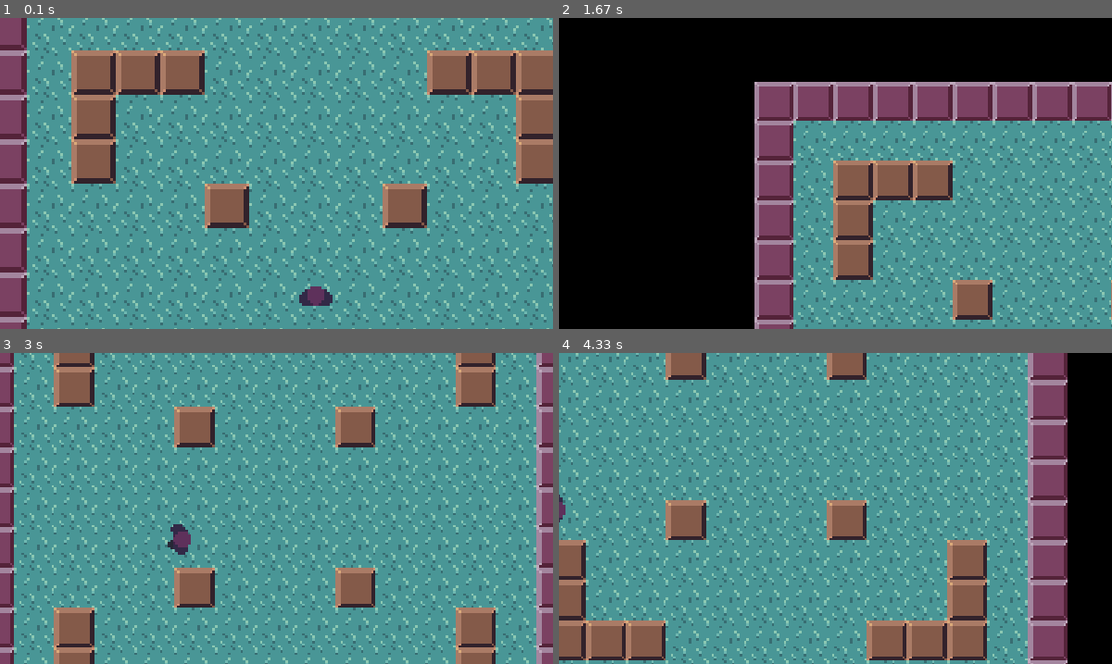
Above: before the commit, frames 1-4 (two rows, left to right).
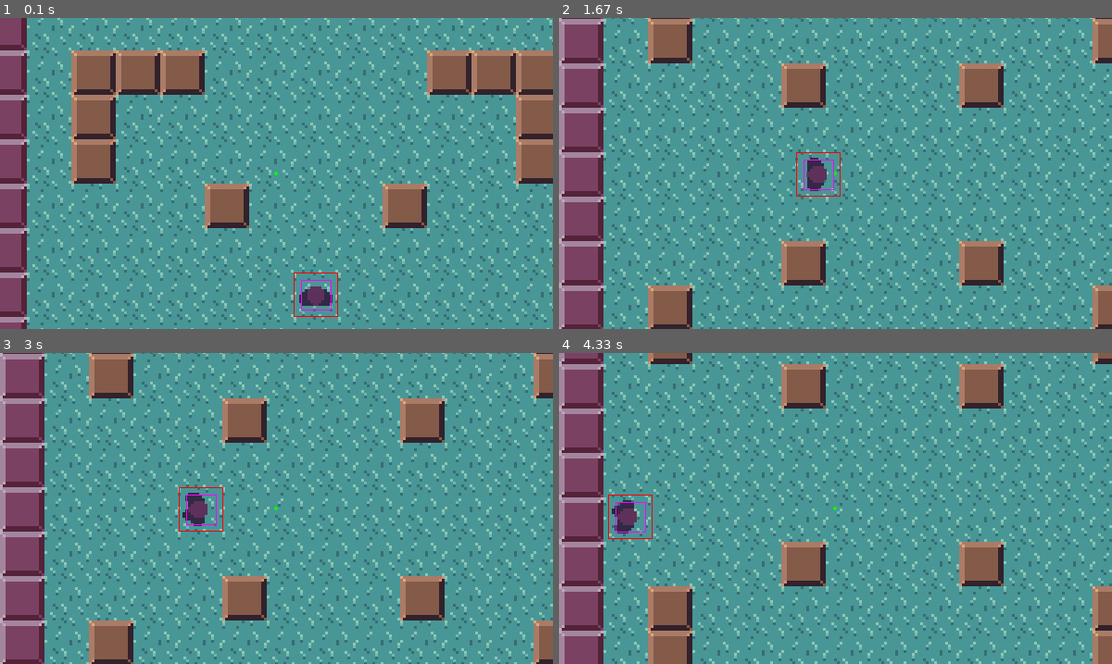
Above: after the commit, the same moments.

Repository: BarbosaNath/Python-Projects
Game: pygame game, started from Pygame/2D Engine/main.py
Same seed, same stepped clock (60 frames per second), same inputs: the game is played once before the commit and once after it.
Inputs:
- Up to frame 1 (0.1 s): no input
- Up to frame 2 (1.67 s): hold 4 0.33-0.87 s; hold Left 0.33-0.87 s; tap 2 at 0.9 s; tap 6 at 1.23 s; tap 3 at 1.57 s
- Up to frame 3 (3 s): tap 1 at 1.9 s; tap 5 at 2.23 s; hold 7 from 2.57 s (still down); hold Left from 2.57 s (still down)
- Up to frame 4 (4.33 s): release 7 at 3.1 s; release Left at 3.1 s; hold Left 3.13-3.67 s; hold Down 3.7-4 s; hold Left from 4.03 s (still down)

The runs differ from the first frame. In frame 1, 0.2% of the frame differs, in the area x 49-62%, y 49-97%; in frame 2, 77%, in the area x 0-100%, y 0-100%; in frame 3, 45%; in frame 4, 54%.

Commit message:
Music added

Diff:
--- /dev/null
+++ b/Pygame/2D Engine/Sound/sound_entity.py
@@ -0,0 +1 @@
+from pygame import mixer
--- a/Pygame/2D Engine/globals.py
+++ b/Pygame/2D Engine/globals.py
@@ -6,7 +6,7 @@
 HALF_SCREEN = (int(SCREEN_SIZE[0]/2), int(SCREEN_SIZE[1]/2))
 
 
-def zoom(zoom_value, decimal=None, reseters=[]):
+def zoom(zoom_value, decimal=None, reseters=None):
     if isinstance(zoom, tuple):
         GAME_SCALE[0] += zoom_value[0]
         GAME_SCALE[1] += zoom_value[1]
@@ -18,5 +18,6 @@
         GAME_SCALE[0] = round(GAME_SCALE[0], decimal)
         GAME_SCALE[1] = round(GAME_SCALE[1], decimal)
 
-    for r in reseters:
-        r.reset()
+    if reseters is not None:
+        for r in reseters:
+            r.reset()
--- a/Pygame/2D Engine/main.py
+++ b/Pygame/2D Engine/main.py
@@ -2,7 +2,7 @@
 from globals import pygame
 from globals import SCREEN_SIZE
 from globals import GAME_SCALE
-from globals import zoom
+import globals
 
 from Entity.player import Player
 
@@ -22,14 +22,24 @@
 # </>
 
 
+# <>################# Music ##################
+pygame.mixer.music.load("Assets/Music/BaDopp.wav")
+pygame.mixer.music.play(-1)
+# </>
+
+
 # <>##################  World Loading ###################
 w = World("Assets/Debug/debug_world.json")
 # </>
 
 
 # <>################## Player Loading ###################
-p = Player([w.width//2,  w.height//2], (16, 16),
-           "Assets/Character.png", GAME_SCALE)
+p = Player(
+    position=[w.width//2,  w.height//2],
+    size=(16, 16),
+    image_path="Assets/Character.png",
+    scale=GAME_SCALE
+)
 p.animation_speed = 120
 p.speed = (GAME_SCALE[0]/3)*2.5
 
@@ -45,8 +55,9 @@
 border = Border(cam, (0, 0, w.width, w.height))
 auto = Auto(cam)
 
-cam.set_method(follow)
+cam.set_method(border)
 # </>
+
 
 # <>################## Game Loop ###################
 running = True
@@ -54,32 +65,9 @@
     for event in pygame.event.get():
         if event.type == pygame.QUIT:
             running = False
-        if event.type == pygame.KEYDOWN:
-            if event.key == pygame.K_1:
-                cam.set_method(follow)
-            if event.key == pygame.K_2:
-                cam.set_method(border)
-            if event.key == pygame.K_3:
-                cam.set_method(auto)
-
-            if event.key == pygame.K_6:
-                cam.move_to((0, 0), follow)
-            if event.key == pygame.K_7:
-                cam.move_to((800, 800), follow)
-
     p.key_input(pygame.key.get_pressed())
 
-    if pygame.key.get_pressed()[pygame.K_4]:
-        zoom(-.01, 2, [w, p])
-
-    if pygame.key.get_pressed()[pygame.K_5]:
-        zoom(.01, 2, [w, p])
-
     SCREEN.fill((0, 0, 0))
-
-    border = Border(cam, (0, 0, w.width, w.height))
-    if cam.get_method() == "Border":
-        cam.set_method(border)
 
     cam.scroll()
     w.camera_offset_x = cam.offset.x
@@ -95,32 +83,19 @@
     p.draw(SCREEN)
 
     # <> Draw debug boxes
-    # pygame.draw.circle(
-    #     SCREEN,
-    #     (0,255,0),
-    #     HALF_SCREEN,
-    #     2,
-    # )
-    # pygame.draw.rect(
-    #     SCREEN,
-    #     (255,0,0),
-    #     (
-    #         p.rect.x - cam.offset.x,
-    #         p.rect.y - cam.offset.y,
-    #         p.rect.w,
-    #         p.rect.h,
-    #     ), 1
-    # )
-    # pygame.draw.rect(
-    #     SCREEN,
-    #     (255,0,255),
-    #     (
-    #         p.collide_box.x - cam.offset.x,
-    #         p.collide_box.y - cam.offset.y,
-    #         p.collide_box.w,
-    #         p.collide_box.h,
-    #     ), 1
-    # )
+    pygame.draw.circle(
+        SCREEN, (0, 255, 0),
+        globals.HALF_SCREEN, 2)
+    pygame.draw.rect(
+        SCREEN, (255, 0, 0), (
+            p.rect.x - cam.offset.x,
+            p.rect.y - cam.offset.y,
+            p.rect.w, p.rect.h), 1)
+    pygame.draw.rect(
+        SCREEN, (255, 0, 255), (
+            p.collide_box.x - cam.offset.x,
+            p.collide_box.y - cam.offset.y,
+            p.collide_box.w, p.collide_box.h), 1)
     # </>
 
     pygame.display.update()
Not shown, added: Pygame/2D Engine/Assets/Music/BaDopp.wav
Not shown, added: Pygame/2D Engine/Assets/SFX/die.wav
Not shown, added: Pygame/2D Engine/Assets/SFX/hit.wav
Not shown, added: Pygame/2D Engine/Assets/SFX/pick.wav
Not shown, added: Pygame/2D Engine/Assets/SFX/reload.wav
Not shown, added: Pygame/2D Engine/Assets/SFX/select.wav
Not shown, added: Pygame/2D Engine/Assets/SFX/shoot.wav
